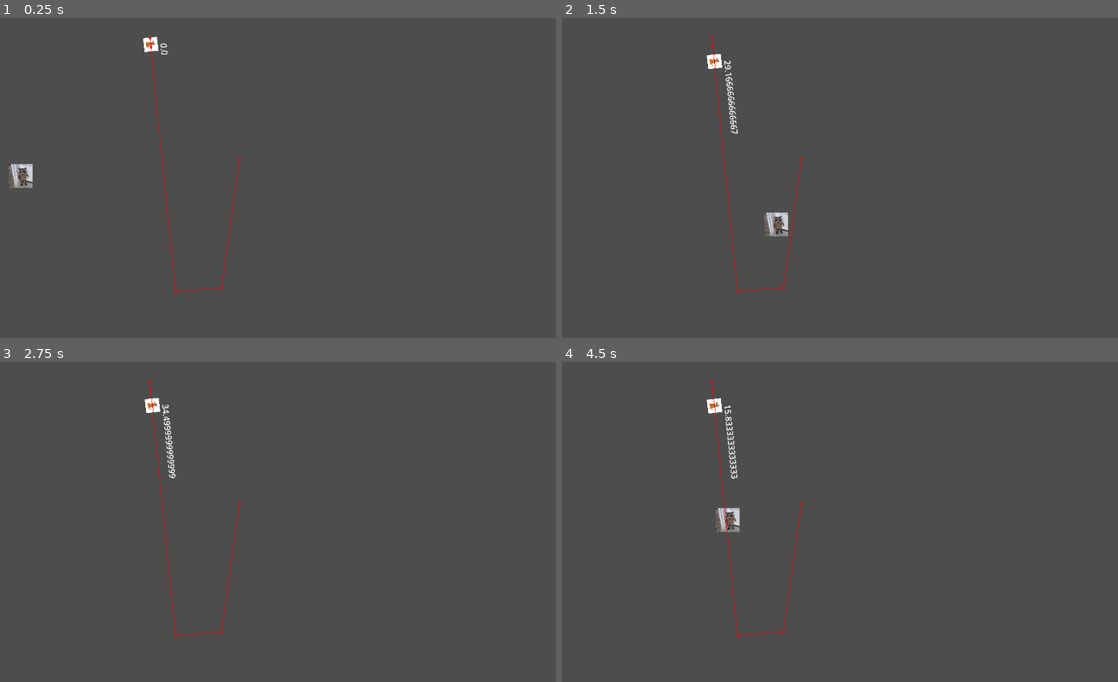
Above: before the commit, frames 1-4 (two rows, left to right).
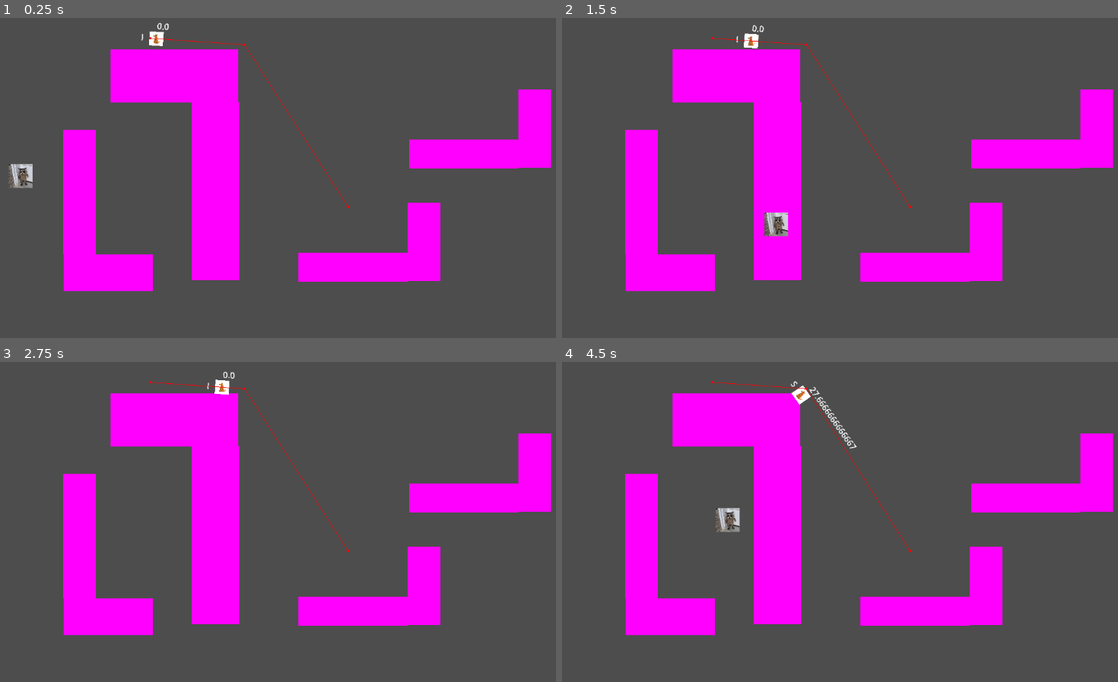
Above: after the commit, the same moments.

Repository: pudgypoultry/brackeysjam2025
Game: Godot game, scene res://Sandboxes/CorySandbox/enemy_test_world.tscn
Two runs of this game, one before a commit and one after it. Both use one fixed random seed, a clock stepped at 60 frames per second and the inputs below. This scene is started directly instead of the project's main scene.
Inputs:
- Up to frame 1 (0.25 s): no input
- Up to frame 2 (1.5 s): tap Enter (ui_accept) at 0.5, 0.77 s; hold D (MoveRight) 0.53-1.28 s; tap E (Interact) at 0.6, 1.35 s; hold S (MoveDown) from 1.28 s (still down)
- Up to frame 3 (2.75 s): tap Enter (ui_accept) at 1.52 s; release S (MoveDown) at 2.03 s; hold D (MoveRight) from 2.03 s (still down); tap E (Interact) at 2.1 s
- Up to frame 4 (4.5 s): release D (MoveRight) at 2.78 s; hold W (MoveUp) 2.78-3.53 s; tap E (Interact) at 2.85, 3.6, 4.35 s; tap Enter (ui_accept) at 3.02, 3.77 s; hold A (MoveLeft) from 3.53 s (still down)

The runs differ from the first frame. In frame 1, 20% of the frame differs, in the area x 11-100%, y 1-86%; in frame 2, 19%; in frame 3, 20%; in frame 4, 20%, in the area x 11-100%, y 5-86%.

Commit message:
Finished with enemy functionality:
- changed player from StaticBody2D to CharacterBody2D because
  static Bodies don't check interactions if they are not moving

Diff:
--- a/Sandboxes/CorySandbox/chasing.gd
+++ b/Sandboxes/CorySandbox/chasing.gd
@@ -1,6 +1,7 @@
 extends State
 
 @export var searching_state:State
+@export var waiting_state:State
 # moves to last known position of the player
 # transition back to Searching with a detection meter set to 90% if player
 # is not visible once the last known position is reached
@@ -31,5 +32,5 @@
 	stateManager.move_agent(_delta, true)
 
 	if stateManager.nav_agent.is_navigation_finished():
-		self.Exit(searching_state)
+		self.Exit(waiting_state)
 		return
--- a/Sandboxes/CorySandbox/enemy.tscn
+++ b/Sandboxes/CorySandbox/enemy.tscn
@@ -15,10 +15,11 @@
 state_manager = NodePath("StateManager")
 ChasingState = NodePath("StateManager/Chasing")
 
-[node name="StateManager" type="Node" parent="." node_paths=PackedStringArray("vision_cone", "nav_agent", "initialState")]
+[node name="StateManager" type="Node" parent="." node_paths=PackedStringArray("vision_cone", "nav_agent", "wait_state", "initialState")]
 script = ExtResource("1_lojy5")
 vision_cone = NodePath("../VisionCone")
 nav_agent = NodePath("../NavigationAgent2D")
+wait_state = NodePath("Waiting")
 initialState = NodePath("Idle")
 metadata/_custom_type_script = "uid://dqm3tk5tg4cd8"
 
@@ -34,14 +35,16 @@
 chasing_state = NodePath("../Chasing")
 metadata/_custom_type_script = "uid://cqwtx7ok8mph6"
 
-[node name="Chasing" type="Node" parent="StateManager" node_paths=PackedStringArray("searching_state")]
+[node name="Chasing" type="Node" parent="StateManager" node_paths=PackedStringArray("searching_state", "waiting_state")]
 script = ExtResource("4_t8jq5")
 searching_state = NodePath("../Searching")
+waiting_state = NodePath("../Waiting")
 metadata/_custom_type_script = "uid://cqwtx7ok8mph6"
 
-[node name="Waiting" type="Node" parent="StateManager" node_paths=PackedStringArray("searching_state")]
+[node name="Waiting" type="Node" parent="StateManager" node_paths=PackedStringArray("searching_state", "chasing_state")]
 script = ExtResource("6_colvu")
 searching_state = NodePath("../Searching")
+chasing_state = NodePath("../Chasing")
 metadata/_custom_type_script = "uid://cqwtx7ok8mph6"
 
 [node name="Sprite2D" type="Sprite2D" parent="."]
@@ -68,8 +71,18 @@
 [node name="CollisionShape2D" type="CollisionShape2D" parent="StaticBody2D"]
 shape = SubResource("CircleShape2D_0ht6w")
 
-[node name="Label" type="Label" parent="."]
+[node name="DetectionLabel" type="Label" parent="."]
 offset_top = -36.0
 offset_right = 40.0
 offset_bottom = -13.0
 text = "0"
+
+[node name="StateLabel" type="Label" parent="."]
+offset_left = -29.0
+offset_top = -13.0
+offset_right = 11.0
+offset_bottom = 10.0
+text = "I"
+
+[connection signal="body_entered" from="VisionCone" to="StateManager" method="_on_vision_cone_body_entered"]
+[connection signal="body_exited" from="VisionCone" to="StateManager" method="_on_vision_cone_body_exited"]
--- a/Sandboxes/CorySandbox/enemy_control.gd
+++ b/Sandboxes/CorySandbox/enemy_control.gd
@@ -1,6 +1,7 @@
 extends Node2D
 
-@onready var label: Label = $Label
+@onready var detection_label: Label = $DetectionLabel
+@onready var state_label: Label = $StateLabel
 
 @export var player:Node2D
 @export var state_manager: StateManager
@@ -35,7 +36,7 @@
 		detection = min_detection
 	elif detection > max_detection:
 		detection = max_detection
-	label.text = str(detection)
+	detection_label.text = str(detection)
 
 
 # NOTE use this function to trigger a chase if the player makes too much noise
--- a/Sandboxes/CorySandbox/enemy_state_manager.gd
+++ b/Sandboxes/CorySandbox/enemy_state_manager.gd
@@ -3,7 +3,9 @@
 @export var vision_cone:Area2D
 @export var nav_agent:NavigationAgent2D
 @onready var enemy: Node2D = $".."
-@onready var player = enemy.player
+@onready var player: Node2D = enemy.player
+@export var wait_state:State
+var player_in_cone:bool = false
 # layer 2 == things that block vision, layer 16 player only
 const vision_mask:int = pow(2, 2-1) + pow(2, 16-1)
 
@@ -25,7 +27,7 @@
 
 func is_player_visiable() -> bool:
 	# check if player is colliding with area
-	if vision_cone.has_overlapping_bodies():
+	if player_in_cone:
 		# area 2d uses a mask that only the player is on
 		# check if a ray is unobstructed
 		# check a physics process raycast to see if the player can be seen
@@ -38,6 +40,19 @@
 		if result and result.collider == player:
 			enemy.player_detected = true
 			return true
-
 	enemy.player_detected = false
 	return false
+
+
+func _on_vision_cone_body_entered(body: Node2D) -> void:
+	if body == player:
+		player_in_cone = true
+
+
+func _on_vision_cone_body_exited(body: Node2D) -> void:
+	if body == player:
+		player_in_cone = false
+
+func on_state_transition(oldState:State, newState:State):
+	super(oldState, newState)
+	enemy.state_label.text = str(newState.name)[0]
--- a/Sandboxes/CorySandbox/enemy_test_world.tscn
+++ b/Sandboxes/CorySandbox/enemy_test_world.tscn
@@ -1,17 +1,38 @@
-[gd_scene load_steps=4 format=3 uid="uid://diunlef3wnqkq"]
+[gd_scene load_steps=5 format=3 uid="uid://diunlef3wnqkq"]
 
 [ext_resource type="PackedScene" uid="uid://ca83e6nojl2pv" path="res://Sandboxes/CorySandbox/enemy.tscn" id="1_7dyju"]
 [ext_resource type="PackedScene" uid="uid://dniscs7pmoue0" path="res://Scenes/Player/RaccoonController.tscn" id="2_bvpv0"]
+[ext_resource type="PackedScene" uid="uid://jikos8i7uxk7" path="res://Sandboxes/CorySandbox/wall_example.tscn" id="3_hvqu8"]
 
 [sub_resource type="NavigationPolygon" id="NavigationPolygon_bvpv0"]
-vertices = PackedVector2Array(30.9922, 127.672, 27.4922, 44.5312, 67.5234, 50.0312, 89.9375, 128.367, 132.281, 202.117, 227.711, 200.219, 178.203, 617.281, 42.7734, 606.727, 380.852, 37.4062, 301.68, 123.742, 373.852, 560.953, 225.562, 623.5, 414.977, 631.977, 461.141, 553.133, 760.609, 612.461, 852.203, 123.656, 453.156, 39, 1100.94, 609.109, 948.898, 610.883, 943.859, 88.5078, 1098.05, 39)
-polygons = Array[PackedInt32Array]([PackedInt32Array(0, 1, 2, 3), PackedInt32Array(4, 5, 6, 7), PackedInt32Array(4, 7, 0, 3), PackedInt32Array(3, 2, 8, 9), PackedInt32Array(9, 8, 10, 11), PackedInt32Array(12, 11, 10, 13, 14), PackedInt32Array(15, 14, 13, 16), PackedInt32Array(17, 18, 19, 20), PackedInt32Array(16, 20, 19), PackedInt32Array(15, 16, 19)])
-outlines = Array[PackedVector2Array]([PackedVector2Array(68, 40, 391, 27, 384, 550, 451, 544, 443, 29, 1108, 29, 1111, 619, 939, 621, 934, 103, 861, 131, 769, 622, 415, 642, 214, 633, 290, 134, 107, 138, 138, 192, 239, 190, 187, 628, 33, 616, 21, 128, 17, 33)])
+vertices = PackedVector2Array(32.8984, 651.977, 353.344, 590.344, 607.656, 572.641, 896.297, 572.641, 1141.03, 650.008, 516.102, 570.359, 406.492, 570.359, 1142.96, 41.0078, 1106.3, 357.641, 1106.3, 186.68, 161.953, 590.344, 27.0938, 42.9766, 161.953, 265.344, 896.297, 401.68, 817.656, 357.641, 815.477, 401.68, 353.344, 501.281, 406.492, 232.281, 516.102, 113.328, 250.523, 232.281, 244.477, 501.281, 244.477, 265.344, 607.656, 497.562, 1025.48, 186.68, 1025.48, 282.562, 817.656, 282.562, 815.477, 497.562, 250.523, 113.328)
+polygons = Array[PackedInt32Array]([PackedInt32Array(0, 1, 2, 3, 4), PackedInt32Array(5, 2, 1, 6), PackedInt32Array(7, 4, 8, 9), PackedInt32Array(10, 1, 0), PackedInt32Array(10, 0, 11, 12), PackedInt32Array(8, 4, 3, 13), PackedInt32Array(14, 8, 13, 15), PackedInt32Array(6, 1, 16, 17), PackedInt32Array(11, 7, 9, 18), PackedInt32Array(19, 17, 16, 20, 21), PackedInt32Array(22, 2, 5, 18), PackedInt32Array(23, 24, 25, 18), PackedInt32Array(15, 26, 22, 18), PackedInt32Array(14, 15, 18, 25), PackedInt32Array(19, 21, 12, 11, 27), PackedInt32Array(18, 27, 11), PackedInt32Array(18, 9, 23)])
+outlines = Array[PackedVector2Array]([PackedVector2Array(1153, 31, 1151, 660, 23, 662, 17, 33)])
 
 [node name="EnemyTestWorld" type="Node2D"]
 
 [node name="NavigationRegion2D" type="NavigationRegion2D" parent="."]
+position = Vector2(-12, -22)
 navigation_polygon = SubResource("NavigationPolygon_bvpv0")
+
+[node name="WallExample" parent="NavigationRegion2D" instance=ExtResource("3_hvqu8")]
+position = Vector2(209, 471)
+scale = Vector2(2.31616, 2.87745)
+
+[node name="WallExample2" parent="NavigationRegion2D" instance=ExtResource("3_hvqu8")]
+position = Vector2(453, 280)
+rotation = 3.14159
+scale = Vector2(3.31867, 4.12291)
+
+[node name="WallExample3" parent="NavigationRegion2D" instance=ExtResource("3_hvqu8")]
+position = Vector2(790, 530)
+rotation = -1.5708
+scale = Vector2(2.03996, 2.53432)
+
+[node name="WallExample4" parent="NavigationRegion2D" instance=ExtResource("3_hvqu8")]
+position = Vector2(1000, 315)
+rotation = -1.5708
+scale = Vector2(2.03996, 2.53432)
 
 [node name="Enemy" parent="." node_paths=PackedStringArray("player", "patrol_path") instance=ExtResource("1_7dyju")]
 position = Vector2(325, 79)
@@ -19,7 +40,7 @@
 patrol_path = NodePath("../PatrolPath")
 
 [node name="PatrolPath" type="Node2D" parent="."]
-position = Vector2(495, 309)
+position = Vector2(514, 309)
 
 [node name="Node2D" type="Node2D" parent="PatrolPath"]
 position = Vector2(44, 132)
--- a/Sandboxes/CorySandbox/idle.gd
+++ b/Sandboxes/CorySandbox/idle.gd
@@ -2,13 +2,15 @@
 
 @export var searching_state:State
 @export var waiting_state:State
-var path:Node2D
+var path:Array
+var index:int = 0
 # follows default patrol path or stands still
 # transitions to Searching if player enters vision cone
 
 func Enter(old_state:State) -> void:
 	super(old_state)
-	path = stateManager.enemy.patrol_path
+	path = stateManager.enemy.patrol_path.get_children()
+	index = (index + 1) % path.size()
 
 func Exit(new_state:State) -> void:
 	super(new_state)
@@ -24,12 +26,15 @@
 		return
 	if path:
 		# follow patrol path while in this state
-		if stateManager.nav_agent.target_position != path.position:
-			print("moving to postion ", path.position)
+		if stateManager.nav_agent.target_position != get_path_position():
+			print("moving to postion ", get_path_position())
 			# update position
-			stateManager.nav_agent.target_position = path.position
+			stateManager.nav_agent.target_position = get_path_position()
 	stateManager.move_agent(_delta)
 	# exit to waiting state when navigation is finished
 	if stateManager.nav_agent.is_navigation_finished():
 		self.Exit(waiting_state)
 		return
+
+func get_path_position() -> Vector2:
+	return path[index].position + stateManager.enemy.patrol_path.position
--- a/Sandboxes/CorySandbox/waiting.gd
+++ b/Sandboxes/CorySandbox/waiting.gd
@@ -2,12 +2,16 @@
 
 var return_state:State
 @export var searching_state:State
+@export var chasing_state:State
 @export var wait_delay:float = 5.0
 var current_delay:float
 
 func Enter(old_state:State) -> void:
 	super(old_state)
-	return_state = old_state
+	if old_state == chasing_state:
+		return_state = searching_state
+	else:
+		return_state = old_state
 	current_delay = wait_delay
 
 func Exit(new_state:State) -> void:
--- /dev/null
+++ b/Sandboxes/CorySandbox/wall_example.tscn
@@ -0,0 +1,28 @@
+[gd_scene load_steps=2 format=3 uid="uid://jikos8i7uxk7"]
+
+[sub_resource type="PlaceholderTexture2D" id="PlaceholderTexture2D_qbtt5"]
+
+[node name="WallExample" type="Node2D"]
+
+[node name="NavigationObstacle2D" type="NavigationObstacle2D" parent="."]
+vertices = PackedVector2Array(-15, -68, -16, 38, 58, 38, 58, 14, 11, 14, 11, -68)
+affect_navigation_mesh = true
+carve_navigation_mesh = true
+
+[node name="StaticBody2D" type="StaticBody2D" parent="."]
+collision_layer = 3
+collision_mask = 3
+
+[node name="CollisionPolygon2D" type="CollisionPolygon2D" parent="StaticBody2D"]
+position = Vector2(-4, -85)
+polygon = PackedVector2Array(-12, 17, -12, 123, 62, 123, 62, 99, 15, 99, 15, 17)
+
+[node name="Sprite2D" type="Sprite2D" parent="."]
+position = Vector2(-2.5, -27)
+scale = Vector2(27, 82)
+texture = SubResource("PlaceholderTexture2D_qbtt5")
+
+[node name="Sprite2D2" type="Sprite2D" parent="."]
+position = Vector2(21, 26)
+scale = Vector2(73, 24.5)
+texture = SubResource("PlaceholderTexture2D_qbtt5")
--- a/Scenes/Player/PlayerIdle.gd
+++ b/Scenes/Player/PlayerIdle.gd
@@ -1,6 +1,6 @@
 extends State
 
-var parentCharacter : StaticBody2D
+var parentCharacter : CharacterBody2D
 
 @export_category("Game Rules")
 
--- a/Scenes/Player/PlayerMoving.gd
+++ b/Scenes/Player/PlayerMoving.gd
@@ -7,7 +7,7 @@
 @export var idleState : Node
 @export var searchingState : Node
 
-var parentCharacter : StaticBody2D
+var parentCharacter : CharacterBody2D
 var movementDirection : Vector2
 
 
--- a/Scenes/Player/PlayerSearching.gd
+++ b/Scenes/Player/PlayerSearching.gd
@@ -7,7 +7,7 @@
 @export var idleState : Node
 @export var movingState : Node
 
-var parentCharacter : StaticBody2D
+var parentCharacter : CharacterBody2D
 var movementDirection : Vector2
 
 
--- a/Scenes/Player/PlayerStateManager.gd
+++ b/Scenes/Player/PlayerStateManager.gd
@@ -5,7 +5,7 @@
 var forwardBackward : float = 0.0
 var leftRight : float = 0.0
 var tryingToInteract : bool = false
-var parentCharacter : StaticBody2D
+var parentCharacter : CharacterBody2D
 var isNearInteractable : bool = false
 var currentInteractable : Node = null
 
--- a/Scenes/Player/RaccoonController.tscn
+++ b/Scenes/Player/RaccoonController.tscn
@@ -22,7 +22,7 @@
 "speed": 5.0
 }]
 
-[node name="RaccoonController" type="StaticBody2D"]
+[node name="RaccoonController" type="CharacterBody2D"]
 collision_layer = 32769
 collision_mask = 32769
 
